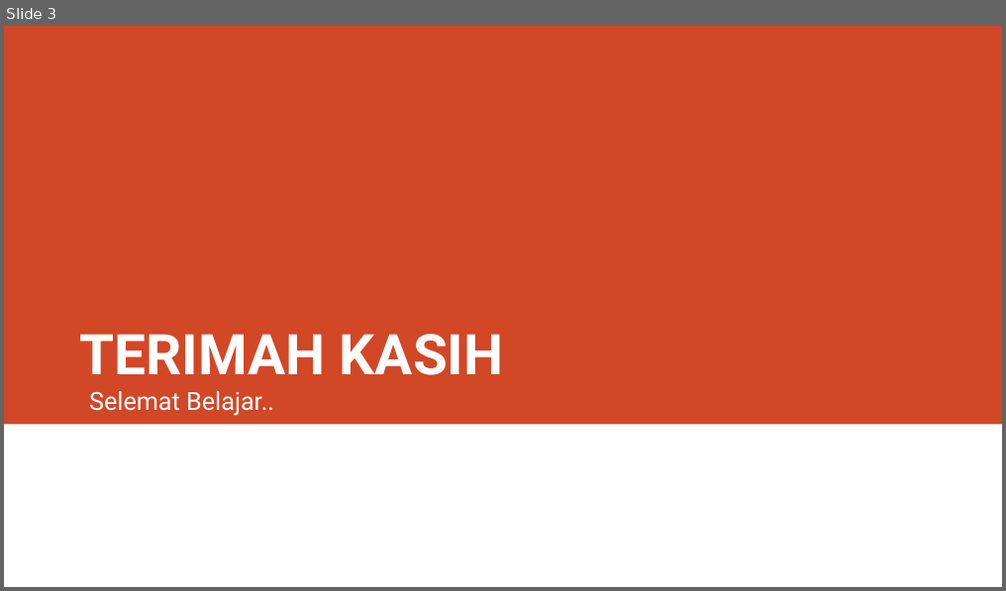
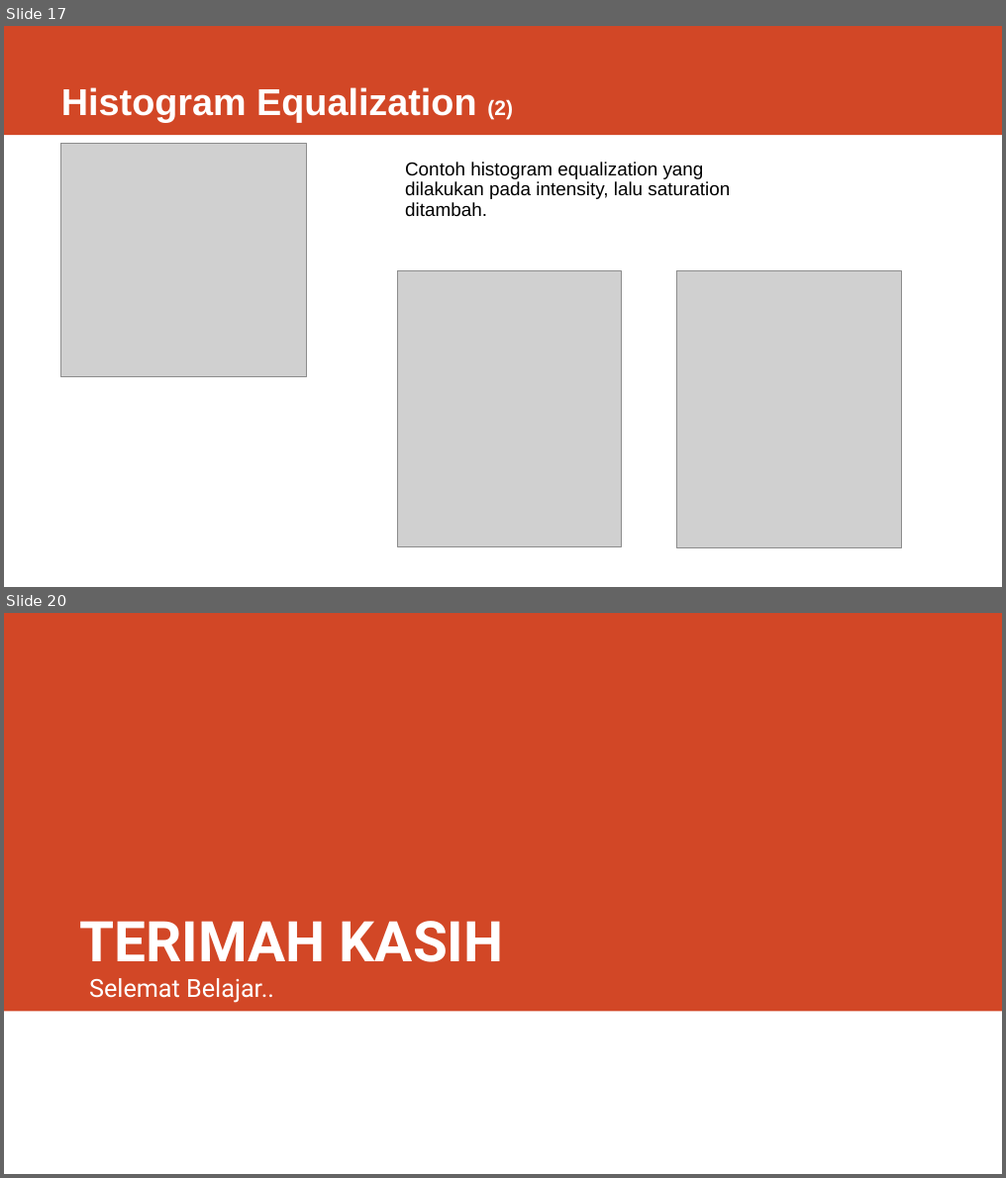
Before and after one commit to rizalarfani/Pengolahan-Citra-Digital-PCD-, a slide deck: Materi/Matriks.pptx. Shown one above the other, each under a label of ours: slide 3 before the commit, slides 17 and 20 after it; the slides between them are not shown. The pictures are 1006x591 and 1006x1178 pixels, drawn with LibreOffice and Linux fonts; fonts in the diff are those of the drawing; grey boxes stand for pictures. Boxes give left, top, right and bottom in pixels: in the first picture for what was removed or moved away, otherwise in the second. Text is boxed around its words. In the diff, an @@ line names an element or a change of style, - is before the commit and + after.

```diff
--- a/Materi/Matriks.pptx
+++ b/Materi/Matriks.pptx
@@ slide 17 added at bbox=[4, 26, 1002, 587], background #FFFFFF @@
@@ rectangle added at bbox=[4, 26, 1002, 135], fill #D24726 @@
@@ title added at bbox=[61, 87, 513, 122], 36 pt, text #FFFFFF, bold @@
+Histogram Equalization (2)
@@ picture added at bbox=[60, 144, 306, 377] @@
@@ text added at bbox=[405, 162, 730, 217], 18 pt, text #000000 @@
+Contoh histogram equalization yang dilakukan pada intensity, lalu saturation ditambah.
@@ picture added at bbox=[398, 272, 622, 547] @@
@@ picture added at bbox=[677, 272, 902, 549] @@
@@ what was slide 3 is now slide 20 @@
```
Also in this commit, not shown: 1 slide changed, 17 other slides added, 1 slide removed, 2 other files.
